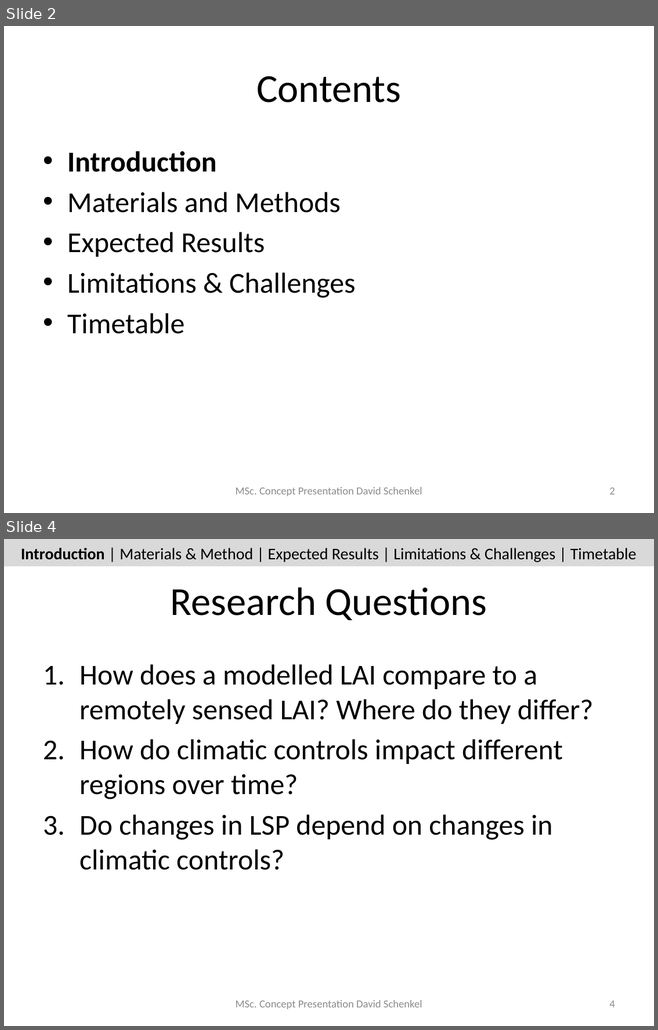
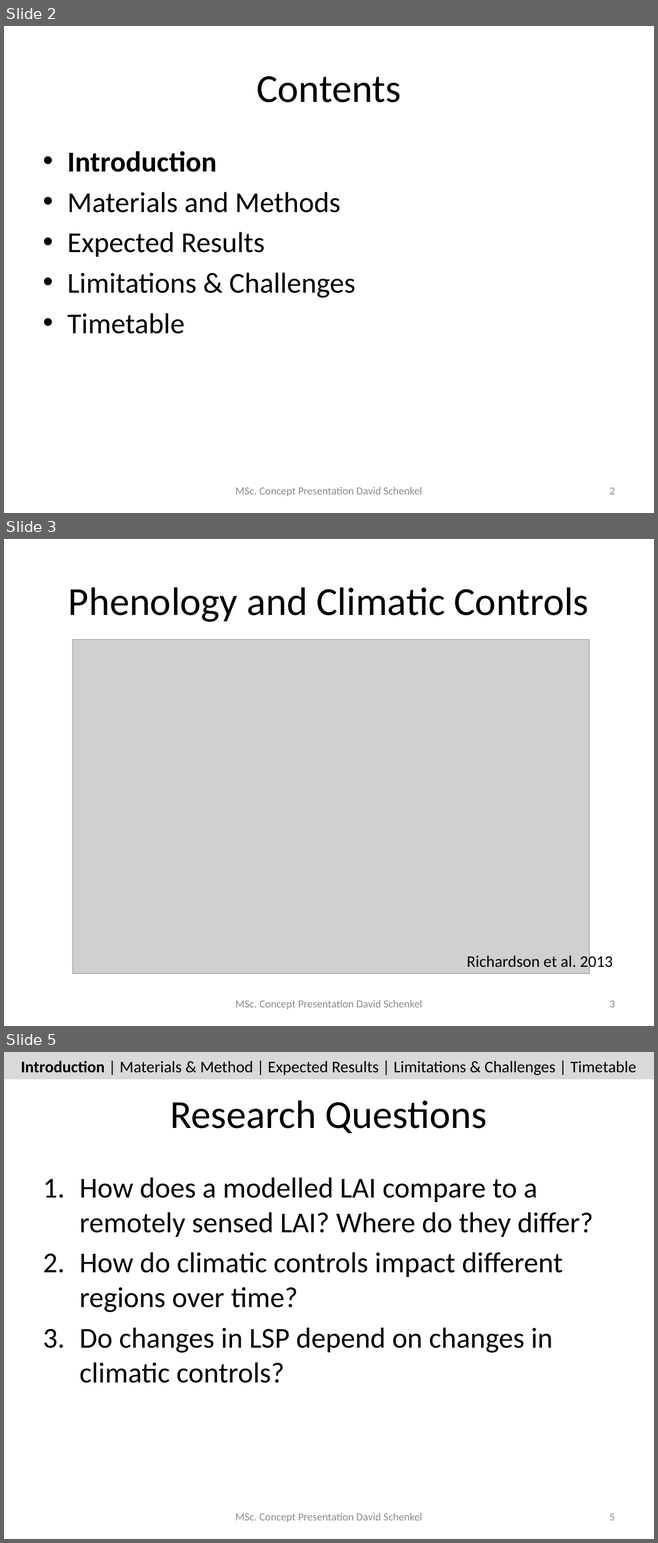
Before and after one commit to dschenkel/geo511, a slide deck: concept_presentation.pptx. Shown one above the other, each under a label of ours: slides 2 and 4 before the commit, slides 2, 3 and 5 after it; the slides between them are not shown. The pictures are 658x1030 and 658x1543 pixels, drawn with LibreOffice and Linux fonts; fonts in the diff are those of the drawing; grey boxes stand for pictures. Boxes give left, top, right and bottom in pixels: in the first picture for what was removed or moved away, otherwise in the second. Text is boxed around its words. In the diff, an @@ line names an element or a change of style, - is before the commit and + after.

```diff
--- a/concept_presentation.pptx
+++ b/concept_presentation.pptx
@@ slide 3 added at [4, 539, 654, 1026], background #FFFFFF @@
@@ title added at [68, 587, 589, 622], 44 pt, text #000000 @@
+Phenology and Climatic Controls
@@ picture added at [73, 640, 589, 973] @@
@@ text added at [466, 954, 612, 971], 18 pt, text #000000 @@
+Richardson et al. 2013
@@ text added at [235, 1000, 422, 1009], 12 pt, text #8C8C8C @@
+MSc. Concept Presentation David Schenkel
@@ page number added at [609, 1001, 614, 1008], 12 pt, text #8C8C8C @@
+3
@@ what was slide 4 is now slide 5 @@
@@ page number at [609, 1514, 614, 1521]: text changed @@
-4
+5
```
Also in this commit, not shown: 1 slide changed, 1 other slide added.
